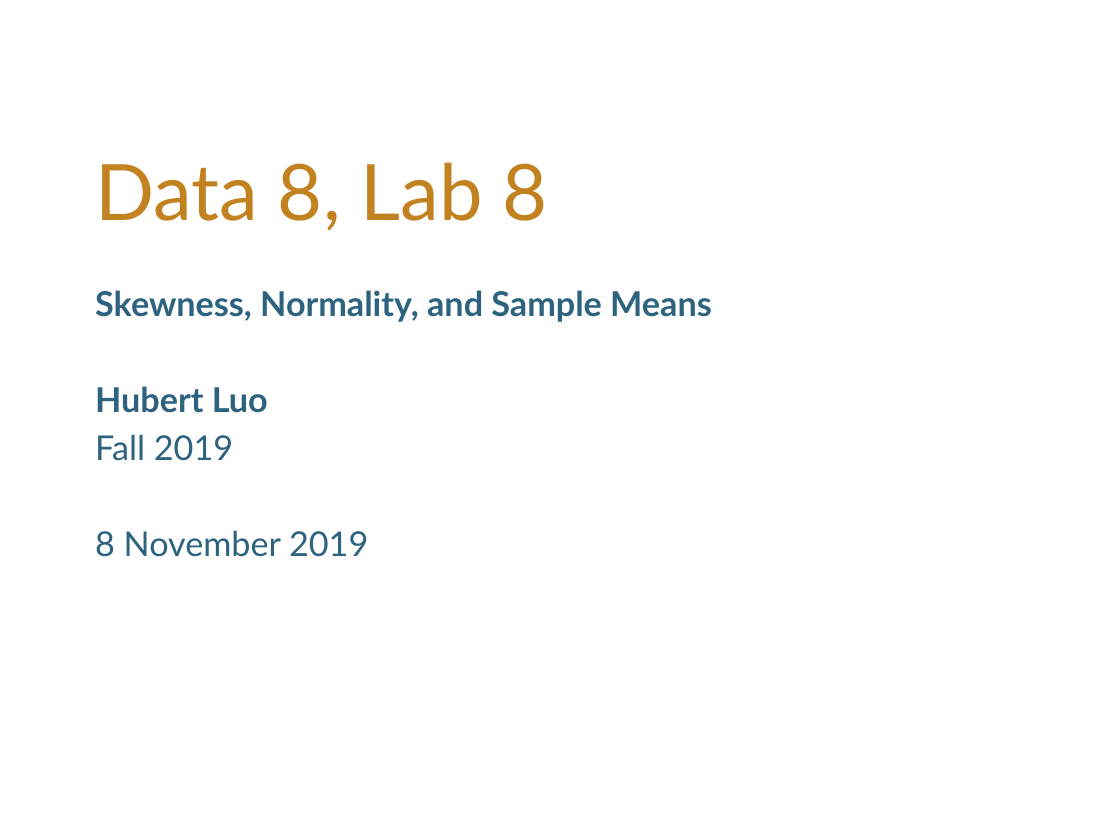
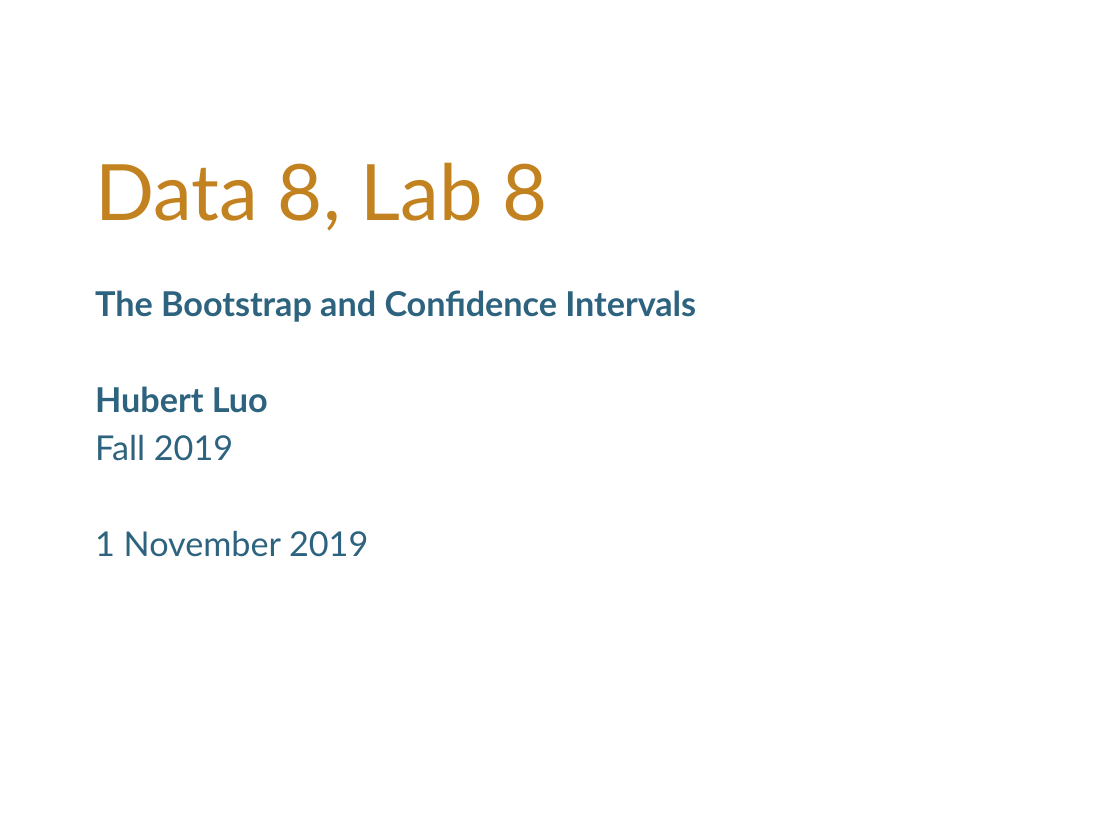
Before and after one commit to hLuo27/teaching, a slide deck: slide 1 of data8/slides/lab8.pptx. Drawn at 1120x840 pixels with LibreOffice and Linux fonts; fonts in the diff are those of the drawing; background and template pictures are left out. Boxes give left, top, right and bottom in pixels: in the first picture for what was removed or moved away, otherwise in the second. Text is boxed around its words. In the diff, an @@ line names an element or a change of style, - is before the commit and + after.

```diff
--- a/data8/slides/lab8.pptx
+++ b/data8/slides/lab8.pptx
@@ subtitle at (95, 290, 696, 322): text changed @@
-Skewness, Normality, and Sample Means
+The Bootstrap and Confidence Intervals
@@ subtitle at (95, 530, 368, 557): text changed @@
-8 November 2019
+1 November 2019
```
Also in this commit, not shown: 1 other slide changed, 3 slides added, 8 slides removed, 5 other files.
